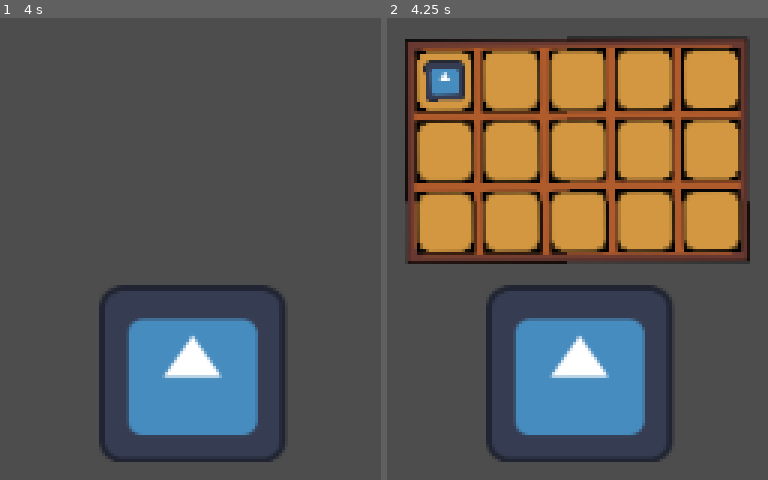
Above: before the commit, frames 1-2 (left to right).
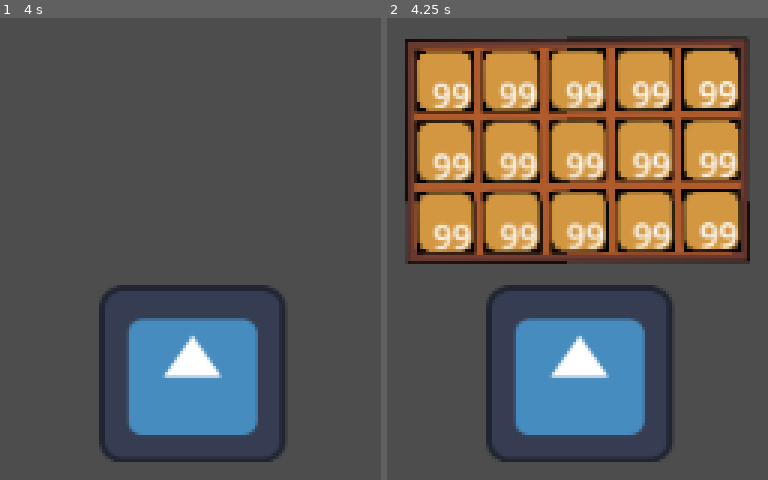
Above: after the commit, the same moments.

Repository: rxsiebearr/Cooking-with-Pao-Pao
Game: Godot game, scene res://PT.tscn
Two runs of this game, one before a commit and one after it. Both use one fixed random seed, a clock stepped at 60 frames per second and the inputs below. The engine's default icon, where the game draws it, is replaced by a stand-in: a white triangle on a blue panel in a dark square.
Inputs:
- Up to frame 1 (4 s): tap Enter at 0.5, 2, 3.5 s; hold Right (ui_right) 0.53-1.28 s; tap F (Interact, bound only after the commit) every 0.75 s from 0.6 to 3.6 s; tap Space at 1.25, 2.75 s; hold Down (ui_down) 1.28-2.03 s; hold Right (ui_right) 2.03-2.78 s; hold Up (ui_up) 2.78-3.53 s; hold Left (ui_left) from 3.53 s (still down)
- Up to frame 2 (4.25 s): keep holding Left (ui_left); tap Tab (Inventory) at 4.15 s

Frame 1 is identical in both runs. In frame 2, 7.1% of the frame differs, in the area x 9-93%, y 9-50%.
Error after the commit: Invalid access to property or key 'items' on a base object of type 'Resource (Inventory)'. (res://Inventory/inventory_ui.gd:11)

Commit message:
Collectibles

Diff:
--- a/cooking-with-pao-pao/Inventory/Inventory.gd
+++ b/cooking-with-pao-pao/Inventory/Inventory.gd
@@ -1,4 +1,7 @@
 extends Resource
 class_name Inventory
 
-@export var items: Array[InventoryItem]
+@export var slots: Array[InventorySlot]
+
+func insert(item: InventoryItem):
+	pass
--- a/cooking-with-pao-pao/Inventory/inventory_ui_slot.gd
+++ b/cooking-with-pao-pao/Inventory/inventory_ui_slot.gd
@@ -1,9 +1,9 @@
 extends Panel
 
 @onready var item_visual: Sprite2D = $CenterContainer/Panel/Item_display
-func update(item: InventoryItem):
-	if !item:
+func update(slot: InventorySlot):
+	if !slot.item:
 		item_visual.visible = false
 	else:
 		item_visual.visible = true
-		item_visual.texture = item.texture
+		item_visual.texture = slot.item.texture
--- a/cooking-with-pao-pao/Inventory/inventory_ui_slot.tscn
+++ b/cooking-with-pao-pao/Inventory/inventory_ui_slot.tscn
@@ -24,3 +24,12 @@
 
 [node name="Item_display" type="Sprite2D" parent="CenterContainer/Panel"]
 scale = Vector2(0.15, 0.15)
+
+[node name="Label" type="Label" parent="CenterContainer/Panel"]
+custom_minimum_size = Vector2(19, 23)
+layout_mode = 0
+offset_left = -6.0
+offset_top = -5.0
+offset_right = 13.0
+offset_bottom = 18.0
+text = "99"
--- /dev/null
+++ b/cooking-with-pao-pao/Inventory_slot.gd
@@ -0,0 +1,6 @@
+extends Resource
+
+class_name InventorySlot
+
+@export var Item: InventoryItem
+@export var amount: int
--- a/cooking-with-pao-pao/project.godot
+++ b/cooking-with-pao-pao/project.godot
@@ -22,3 +22,8 @@
 "events": [Object(InputEventKey,"resource_local_to_scene":false,"resource_name":"","device":-1,"window_id":0,"alt_press …(195 unchanged characters)…
 ]
 }
+Interact={
+"deadzone": 0.5,
+"events": [Object(InputEventKey,"resource_local_to_scene":false,"resource_name":"","device":-1,"window_id":0,"alt_pressed":false,"shift_pressed":false,"ctrl_pressed":false,"meta_pressed":false,"pressed":false,"keycode":0,"physical_keycode":70,"key_label":0,"unicode":102,"location":0,"echo":false,"script":null)
+]
+}
--- a/cooking-with-pao-pao/pt.gd
+++ b/cooking-with-pao-pao/pt.gd
@@ -11,3 +11,6 @@
 	var steering := desired_velocity - velocity
 	velocity += steering * drag_factor * delta
 	move_and_slide()
+
+func collect(item):
+	inv.insert(item)
--- /dev/null
+++ b/cooking-with-pao-pao/rice_collectable.tscn
@@ -0,0 +1,26 @@
+[gd_scene load_steps=4 format=3 uid="uid://bfjs6spvlg0ic"]
+
+[ext_resource type="Texture2D" path="res://Rice Bag.png" id="1_j826y"]
+
+[sub_resource type="AtlasTexture" id="AtlasTexture_qhvoo"]
+atlas = ExtResource("1_j826y")
+region = Rect2(0, 0, 640, 640)
+
+[sub_resource type="SpriteFrames" id="SpriteFrames_ss0bw"]
+animations = [{
+"frames": [{
+"duration": 1.0,
+"texture": SubResource("AtlasTexture_qhvoo")
+}],
+"loop": true,
+"name": &"Rice",
+"speed": 5.0
+}]
+
+[node name="Rice_collectable" type="StaticBody2D"]
+
+[node name="AnimatedSprite2D" type="AnimatedSprite2D" parent="."]
+sprite_frames = SubResource("SpriteFrames_ss0bw")
+animation = &"Rice"
+
+[node name="AnimationPlayer" type="AnimationPlayer" parent="."]
--- /dev/null
+++ b/cooking-with-pao-pao/rice_plant.gd
@@ -0,0 +1,39 @@
+extends Node2D
+
+var state = "No Rice"
+var Player_In_Area = false
+var Rice = preload("res://rice_collectable.tscn")
+
+func _ready() -> void:
+	if state == "No Rice":
+		$GrowthTimer.start()
+func _process(delta: float):
+	if state == "No Rice":
+		$AnimatedSprite2D.play("No Rice")
+	if state == "Rice":
+		$AnimatedSprite2D.play("Rice")
+		if Player_In_Area:
+			if Input.is_action_just_pressed("Interact"):
+				state = "No Rice"
+				drop_rice()
+
+
+
+func _on_pickabe_area_body_entered(body: Node2D) -> void:
+	if body.has_method("PT"):
+		Player_In_Area = true
+func _on_pickabe_area_body_exited(body: Node2D) -> void:
+	if body.has_method("PT"):
+		Player_In_Area = false
+
+func _on_growth_timer_timeout() -> void:
+	if state == "No Rice" :
+		state = "Rice"
+
+func drop_rice():
+	var Rice_instance = Rice.instantiate()
+	Rice_instance.global_position = $Marker2D.global_position
+	get_parent().add_child((Rice_instance))
+
+	await get_tree().create_timer(5).timeout
+	$GrowthTimer.start()
--- /dev/null
+++ b/cooking-with-pao-pao/rice_plant.tscn
@@ -0,0 +1,85 @@
+[gd_scene load_steps=11 format=3 uid="uid://di5w0w830yot3"]
+
+[ext_resource type="Script" path="res://rice_plant.gd" id="1_o2xie"]
+[ext_resource type="Texture2D" path="res://rice plant-Sheet.png" id="2_6yduo"]
+
+[sub_resource type="AtlasTexture" id="AtlasTexture_fc2kl"]
+atlas = ExtResource("2_6yduo")
+region = Rect2(0, 0, 311, 311)
+
+[sub_resource type="AtlasTexture" id="AtlasTexture_455wi"]
+atlas = ExtResource("2_6yduo")
+region = Rect2(311, 0, 311, 311)
+
+[sub_resource type="AtlasTexture" id="AtlasTexture_pn664"]
+atlas = ExtResource("2_6yduo")
+region = Rect2(622, 0, 311, 311)
+
+[sub_resource type="AtlasTexture" id="AtlasTexture_l7wa1"]
+atlas = ExtResource("2_6yduo")
+region = Rect2(933, 0, 311, 311)
+
+[sub_resource type="AtlasTexture" id="AtlasTexture_vg63q"]
+atlas = ExtResource("2_6yduo")
+region = Rect2(1244, 0, 311, 311)
+
+[sub_resource type="AtlasTexture" id="AtlasTexture_a2s46"]
+atlas = ExtResource("2_6yduo")
+region = Rect2(1555, 0, 311, 311)
+
+[sub_resource type="SpriteFrames" id="SpriteFrames_r8463"]
+animations = [{
+"frames": [{
+"duration": 1.0,
+"texture": SubResource("AtlasTexture_fc2kl")
+}, {
+"duration": 1.0,
+"texture": SubResource("AtlasTexture_455wi")
+}, {
+"duration": 1.0,
+"texture": SubResource("AtlasTexture_pn664")
+}, {
+"duration": 1.0,
+"texture": SubResource("AtlasTexture_l7wa1")
+}, {
+"duration": 1.0,
+"texture": SubResource("AtlasTexture_vg63q")
+}],
+"loop": true,
+"name": &"No Rice",
+"speed": 5.0
+}, {
+"frames": [{
+"duration": 1.0,
+"texture": SubResource("AtlasTexture_a2s46")
+}],
+"loop": true,
+"name": &"Rice",
+"speed": 5.0
+}]
+
+[sub_resource type="RectangleShape2D" id="RectangleShape2D_xi3yo"]
+size = Vector2(301.5, 349.5)
+
+[node name="Rice Plant" type="Node2D"]
+script = ExtResource("1_o2xie")
+
+[node name="AnimatedSprite2D" type="AnimatedSprite2D" parent="."]
+position = Vector2(147, 159)
+sprite_frames = SubResource("SpriteFrames_r8463")
+animation = &"Rice"
+
+[node name="Pickable_area" type="Area2D" parent="."]
+
+[node name="CollisionShape2D" type="CollisionShape2D" parent="Pickable_area"]
+position = Vector2(150.25, 174.25)
+shape = SubResource("RectangleShape2D_xi3yo")
+
+[node name="GrowthTimer" type="Timer" parent="."]
+wait_time = 5.0
+
+[node name="Marker2D" type="Marker2D" parent="."]
+
+[connection signal="body_entered" from="Pickable_area" to="." method="_on_pickabe_area_body_entered"]
+[connection signal="body_exited" from="Pickable_area" to="." method="_on_pickabe_area_body_exited"]
+[connection signal="timeout" from="GrowthTimer" to="." method="_on_growth_timer_timeout"]
Not shown: 1 places in cooking-with-pao-pao/Inventory/inventory_ui.tscn that only renumber resources
Not shown: 1 places in cooking-with-pao-pao/Inventory/inventory_ui_slot.tscn that only renumber resources
Not shown: 1 places in cooking-with-pao-pao/PT.tscn that only renumber resources
Not shown: 1 places in cooking-with-pao-pao/WT.tscn that only renumber resources
